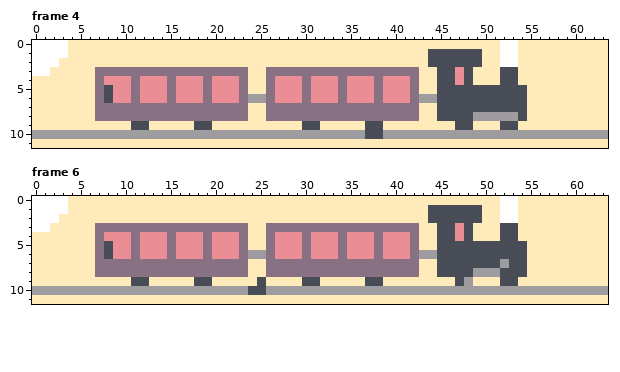
A pixel-art file gets an edit: May_2021/train.aseprite. The first picture shows the starting point.
64x12 pixels, 8 frames. Shown: frame 4, frame 6.
And afterwards:
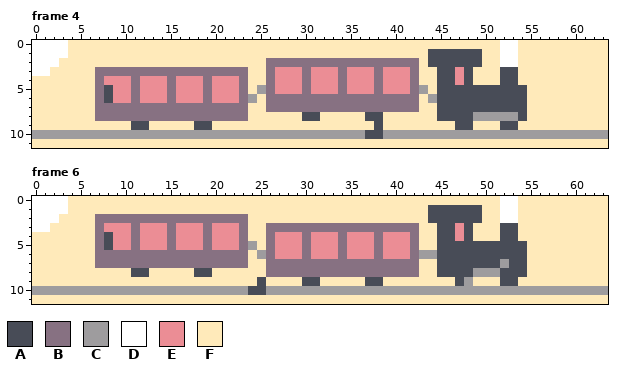
Palette (. is transparent): A #484c57  B #877182  C #9e9c9e  D #ffffff  E #eb8d95  F #ffeaba
Difference:
Changed rows in their new state; - is an unchanged pixel.
Frame 4, layers "Layer 5", "Layer 1":
first column x 25:
 2 -BBBBBBBBBBBBBBBBB-
 3 --EEE-EEE-EEE-EEE--
 5 C-----------------C
 6 F-BBB-BBB-BBB-BBB-F
 8 -FFFFAAFFFFFAAFFFF-
 9 -----FF-----F------
Frame 6, layers "Layer 5", "Layer 1":
first column x 7:
 2 BBBBBBBBBBBBBBBBB-
 3 -EEE-EEE-EEE-EEE--
 4 -A----------------
 5 -----------------C
 6 -BBB-BBB-BBB-BBB-F
 8 FFFFAAFFFFFAAFFFF-
 9 ----FF-----FF-----
Changed places in both pictures, as pixel boxes (x1, y1, x2, y2):
changed: (257, 58, 428, 130)
changed: (95, 214, 257, 286)
